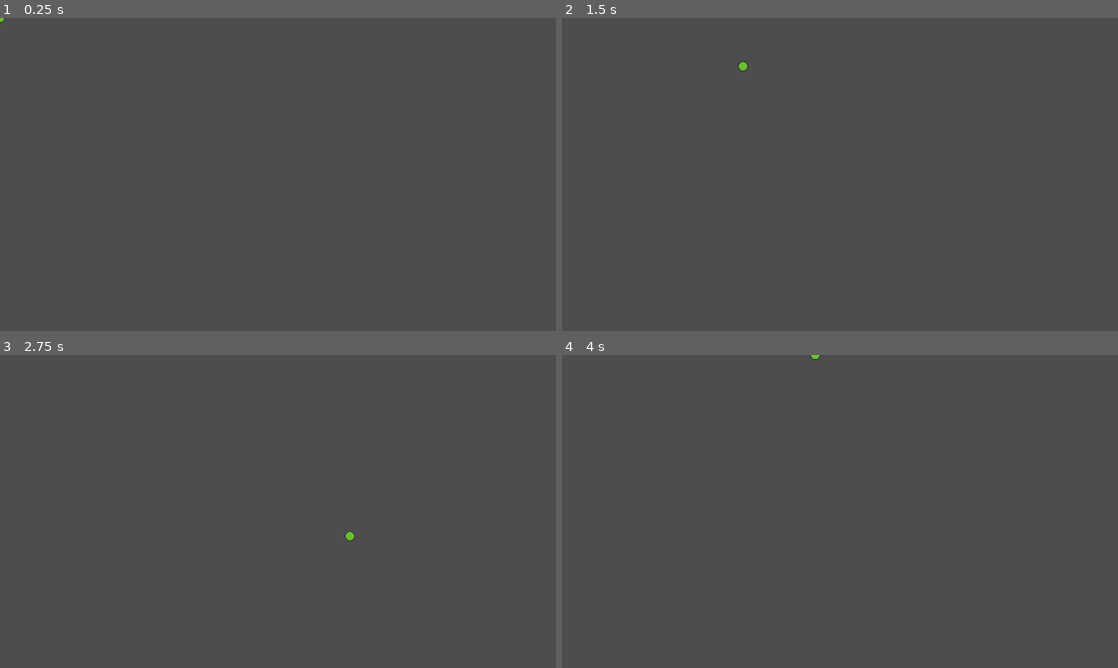
Above: before the commit, frames 1-4 (two rows, left to right).
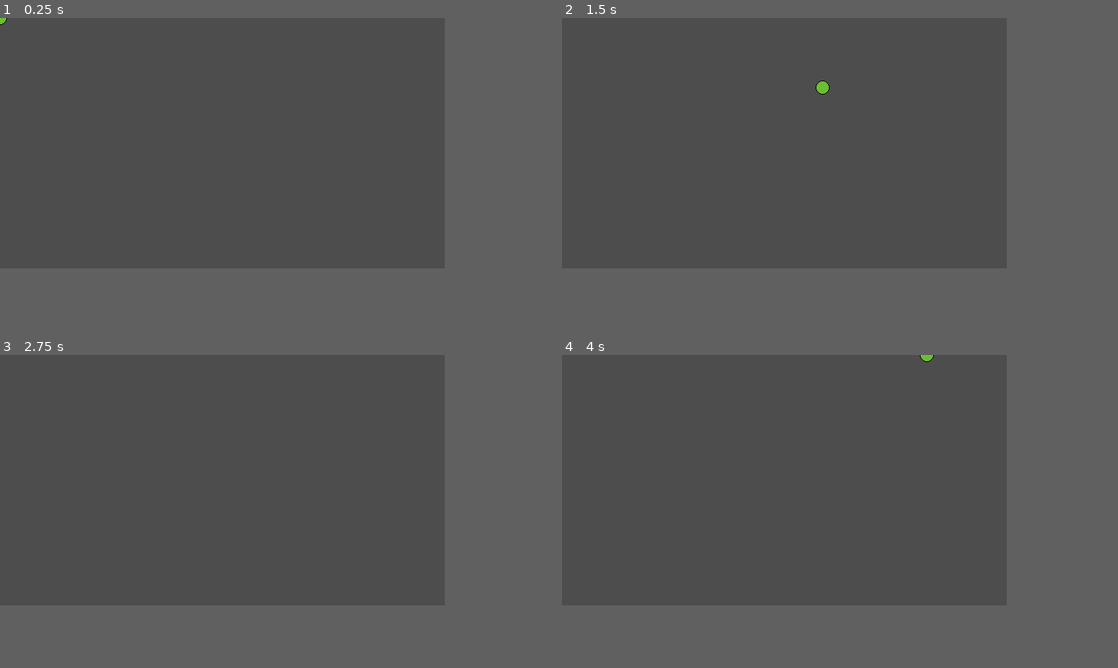
Above: after the commit, the same moments.

Repository: pres2300/ludum_dare_56
Game: Godot game, scene res://main.tscn
The game is run twice, just before and just after one commit, with the same random seed, the same clock (stepped at 60 frames per second) and the same inputs. Before the commit the project has no main scene; this scene is started directly in both runs.
Inputs:
- Up to frame 1 (0.25 s): no input
- Up to frame 2 (1.5 s): tap Enter at 0.5 s; hold Right (ui_right) 0.53-1.28 s; hold Down (ui_down) from 1.28 s (still down)
- Up to frame 3 (2.75 s): release Down (ui_down) at 2.03 s; hold Right (ui_right) from 2.03 s (still down)
- Up to frame 4 (4 s): release Right (ui_right) at 2.78 s; hold Up (ui_up) 2.78-3.53 s; tap Space at 3.5 s; hold Left (ui_left) from 3.53 s (still down)
In our replay, the window is 800x450 before the commit and 640x360 after it. These sizes can differ from the game's own. Grey fills any space a smaller window leaves; there, only what the larger window draws over its background counts as a difference.

The runs differ from the first frame. In frame 1, less than 0.1% of the frame differs, in the area x 0-2%, y 0-3%; in frame 2, 0.1%, in the area x 31-49%, y 13-25%; in frame 3, less than 0.1%; in frame 4, less than 0.1%.

Commit message:
Updating project file

Diff:
--- a/project.godot
+++ b/project.godot
@@ -11,6 +11,7 @@
 [application]
 
 config/name="Ludum Dare 56"
+run/main_scene="res://main.tscn"
 config/features=PackedStringArray("4.3", "Forward Plus")
 config/icon="res://icon.svg"
 
@@ -26,4 +27,45 @@
 
 [display]
 
+window/size/viewport_width=640
+window/size/viewport_height=360
 window/stretch/mode="viewport"
+
+[input]
+
+ui_left={
+"deadzone": 0.5,
+"events": [Object(InputEventKey,"resource_local_to_scene":false,"resource_name":"","device":0,"window_id":0,"alt_pressed":false,"shift_pressed":false,"ctrl_pressed":false,"meta_pressed":false,"pressed":false,"keycode":4194319,"physical_keycode":0,"key_label":0,"unicode":0,"location":0,"echo":false,"script":null)
+, Object(InputEventJoypadButton,"resource_local_to_scene":false,"resource_name":"","device":0,"button_index":13,"pressure":0.0,"pressed":false,"script":null)
+, Object(InputEventJoypadMotion,"resource_local_to_scene":false,"resource_name":"","device":0,"axis":0,"axis_value":-1.0,"script":null)
+, Object(InputEventKey,"resource_local_to_scene":false,"resource_name":"","device":-1,"window_id":0,"alt_pressed":false,"shift_pressed":false,"ctrl_pressed":false,"meta_pressed":false,"pressed":false,"keycode":0,"physical_keycode":65,"key_label":0,"unicode":97,"location":0,"echo":false,"script":null)
+]
+}
+ui_right={
+"deadzone": 0.5,
+"events": [Object(InputEventKey,"resource_local_to_scene":false,"resource_name":"","device":0,"window_id":0,"alt_pressed":false,"shift_pressed":false,"ctrl_pressed":false,"meta_pressed":false,"pressed":false,"keycode":4194321,"physical_keycode":0,"key_label":0,"unicode":0,"location":0,"echo":false,"script":null)
+, Object(InputEventJoypadButton,"resource_local_to_scene":false,"resource_name":"","device":0,"button_index":14,"pressure":0.0,"pressed":false,"script":null)
+, Object(InputEventJoypadMotion,"resource_local_to_scene":false,"resource_name":"","device":0,"axis":0,"axis_value":1.0,"script":null)
+, Object(InputEventKey,"resource_local_to_scene":false,"resource_name":"","device":-1,"window_id":0,"alt_pressed":false,"shift_pressed":false,"ctrl_pressed":false,"meta_pressed":false,"pressed":false,"keycode":0,"physical_keycode":68,"key_label":0,"unicode":100,"location":0,"echo":false,"script":null)
+]
+}
+ui_up={
+"deadzone": 0.5,
+"events": [Object(InputEventKey,"resource_local_to_scene":false,"resource_name":"","device":0,"window_id":0,"alt_pressed":false,"shift_pressed":false,"ctrl_pressed":false,"meta_pressed":false,"pressed":false,"keycode":4194320,"physical_keycode":0,"key_label":0,"unicode":0,"location":0,"echo":false,"script":null)
+, Object(InputEventJoypadButton,"resource_local_to_scene":false,"resource_name":"","device":0,"button_index":11,"pressure":0.0,"pressed":false,"script":null)
+, Object(InputEventJoypadMotion,"resource_local_to_scene":false,"resource_name":"","device":0,"axis":1,"axis_value":-1.0,"script":null)
+, Object(InputEventKey,"resource_local_to_scene":false,"resource_name":"","device":-1,"window_id":0,"alt_pressed":false,"shift_pressed":false,"ctrl_pressed":false,"meta_pressed":false,"pressed":false,"keycode":0,"physical_keycode":87,"key_label":0,"unicode":119,"location":0,"echo":false,"script":null)
+]
+}
+ui_down={
+"deadzone": 0.5,
+"events": [Object(InputEventKey,"resource_local_to_scene":false,"resource_name":"","device":0,"window_id":0,"alt_pressed":false,"shift_pressed":false,"ctrl_pressed":false,"meta_pressed":false,"pressed":false,"keycode":4194322,"physical_keycode":0,"key_label":0,"unicode":0,"location":0,"echo":false,"script":null)
+, Object(InputEventJoypadButton,"resource_local_to_scene":false,"resource_name":"","device":0,"button_index":12,"pressure":0.0,"pressed":false,"script":null)
+, Object(InputEventJoypadMotion,"resource_local_to_scene":false,"resource_name":"","device":0,"axis":1,"axis_value":1.0,"script":null)
+, Object(InputEventKey,"resource_local_to_scene":false,"resource_name":"","device":-1,"window_id":0,"alt_pressed":false,"shift_pressed":false,"ctrl_pressed":false,"meta_pressed":false,"pressed":false,"keycode":0,"physical_keycode":83,"key_label":0,"unicode":115,"location":0,"echo":false,"script":null)
+]
+}
+
+[rendering]
+
+textures/canvas_textures/default_texture_filter=0
